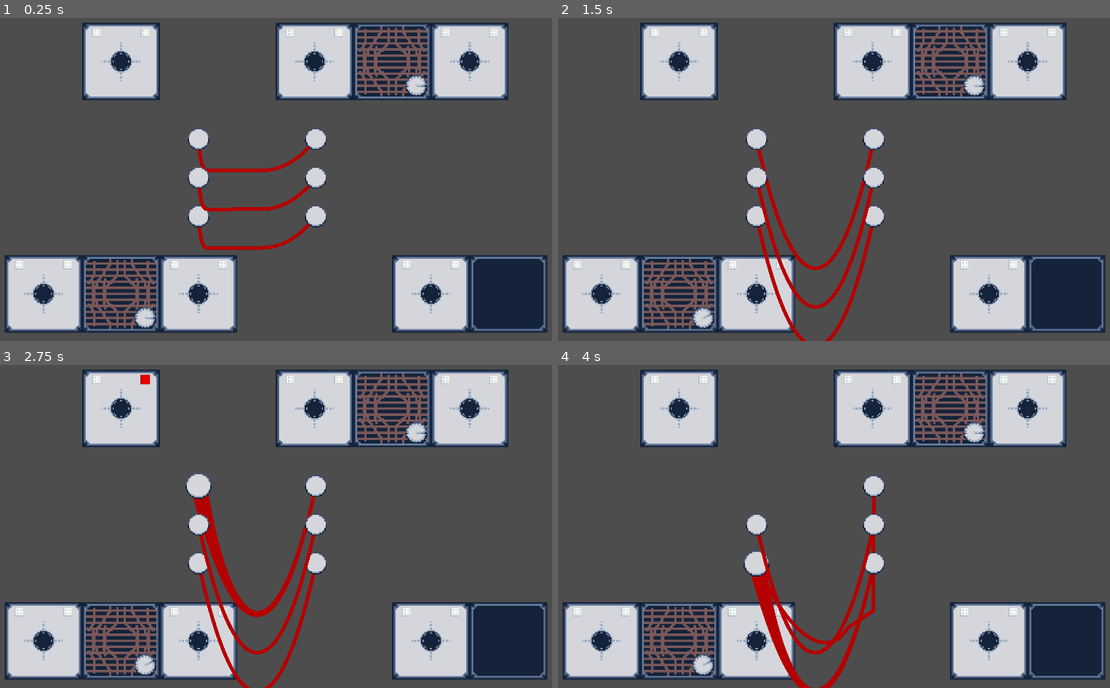
Above: before the commit, frames 1-4 (two rows, left to right).
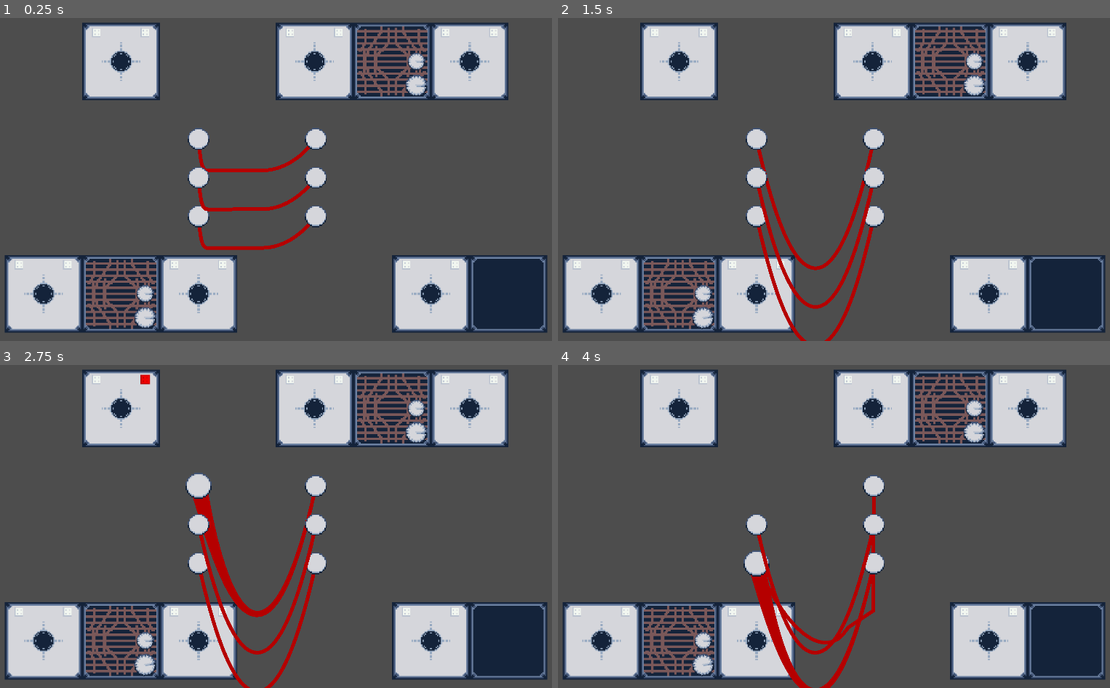
Above: after the commit, the same moments.

Repository: Smitner-Studio/operator-game
Game: Godot game, scene res://Main.tscn
Two runs of this game, one before a commit and one after it. Both use one fixed random seed, a clock stepped at 60 frames per second and the inputs below.
Inputs (mouse positions are in pixels of both pictures, inside the frame that each line leads up to):
- Up to frame 1 (0.25 s): no input
- Up to frame 2 (1.5 s): tap Enter (ui_accept) at 0.5, 0.77, 1.07 s; move the mouse to (972, 85) at 0.52 s; tap Mouse wheel down (scroll_down) at 0.6 s; click (972, 85) at 0.67 s; tap Mouse wheel up (scroll_up) at 0.8, 1.35 s; move the mouse to (701, 318) at 1.27 s; click (701, 318) at 1.42 s
- Up to frame 3 (2.75 s): tap Enter (ui_accept) at 1.52, 1.55, 1.82, 2, 2.1 s; move the mouse to (198, 484) at 2.02 s; click (198, 484) at 2.17 s; tap Mouse wheel down (scroll_down) at 2.3 s
- Up to frame 4 (4 s): tap Enter (ui_accept) at 2.75, 3.02, 3.32, 3.77, 3.8 s; move the mouse to (872, 484) at 2.77 s; tap Mouse wheel down (scroll_down) at 2.85 s; click (872, 484) at 2.92 s; tap Mouse wheel up (scroll_up) at 3.05, 3.6 s; move the mouse to (756, 562) at 3.52 s; click (756, 562) at 3.67 s

The runs differ from the first frame. In frame 1, 0.3% of the frame differs, in the area x 24-78%, y 10-89%; in frame 2, 0.3%, in the area x 24-78%, y 10-97%; in frame 3, 0.3%; in frame 4, 0.3%.

Commit message:
Add speaker effects

Diff:
--- a/Speaker.tscn
+++ b/Speaker.tscn
@@ -18,13 +18,27 @@
 [node name="BeepPlayer" type="AudioStreamPlayer" parent="."]
 script = ExtResource("3_d52x8")
 
-[node name="ScrollWheel" type="Area2D" parent="."]
+[node name="PitchScrollWheel" type="Area2D" parent="."]
 position = Vector2(40, 40)
 script = ExtResource("4_0nxuy")
+scroll_value = 100
 
-[node name="CollisionShape2D" type="CollisionShape2D" parent="ScrollWheel"]
+[node name="CollisionShape2D" type="CollisionShape2D" parent="PitchScrollWheel"]
 shape = SubResource("CircleShape2D_h8a7e")
 
-[node name="Sprite2D" type="Sprite2D" parent="ScrollWheel"]
+[node name="Sprite2D" type="Sprite2D" parent="PitchScrollWheel"]
 scale = Vector2(2, 2)
 texture = ExtResource("5_ocrgl")
+
+[node name="BufferScrollWheel" type="Area2D" parent="."]
+position = Vector2(40, 0)
+scale = Vector2(0.8, 0.8)
+script = ExtResource("4_0nxuy")
+scroll_spin_degrees = 40
+
+[node name="CollisionShape2D" type="CollisionShape2D" parent="BufferScrollWheel"]
+shape = SubResource("CircleShape2D_h8a7e")
+
+[node name="Sprite2D" type="Sprite2D" parent="BufferScrollWheel"]
+scale = Vector2(2, 2)
+texture = ExtResource("5_ocrgl")
--- a/scripts/AudioStreamPlayer2D.gd
+++ b/scripts/AudioStreamPlayer2D.gd
@@ -9,6 +9,17 @@
 # Instance of AudioStreamGeneratorPlayback
 var playback
 
+@export var current_buffer_index = 2
+var fill_buffer_methods = [
+	sine,
+	harmonics,
+	tremolo,
+	noise_burst,
+	fm_synthesis,
+	bit_crush,
+	flanger
+]
+
 func _ready():
 	# Configure the stream generator
 	var stream = AudioStreamGenerator.new()
@@ -16,8 +27,18 @@
 	stream.buffer_length = 0.2 # Set the buffer length (lower for less latency)
 	self.stream = stream	# Assign to the player
 
+func adjust_pulse_hz(hz: float):
+	pulse_hz += hz
+	print(pulse_hz)
+
+func cycle_buffer(jump: int):
+	var next = ((current_buffer_index + jump) % fill_buffer_methods.size())
+	current_buffer_index = next
+	print(fill_buffer_methods[current_buffer_index].get_method())
 
 func beep(len: float = 0.1):
+	if is_playing():
+		stop()
 	play()
 	playback = get_stream_playback()
 	await get_tree().create_timer(len).timeout
@@ -26,17 +47,131 @@
 func _process(delta):
 	# Ensure playback is valid and player is active
 	if playback and is_playing():
-		fill_buffer()
+		fill_buffer_methods[current_buffer_index].call()
 
-func fill_buffer():
+func sine():
 	var phase = 0.0
 	var increment = pulse_hz / sample_hz
 	var frames_available = playback.get_frames_available()
+	var frame_count = 0 # Keep track of the number of frames generated
+
+	# Envelope parameters
+	var attack_time = 0.01 # Time in seconds for the volume to ramp up
+	var release_time = 0.01 # Time in seconds for the volume to ramp down
 
 	for i in range(frames_available):
-		# Calculate the sine wave value
+		# Envelope calculation
+		var envelope = 1.0
+		if frame_count < sample_hz * attack_time:
+			# Attack phase
+			envelope = frame_count / (sample_hz * attack_time)
+		elif frame_count > frames_available - sample_hz * release_time:
+			# Release phase
+			envelope = (frames_available - frame_count) / (sample_hz * release_time)
+
+		var value = sin(phase * TAU) * envelope
+		playback.push_frame(Vector2(value, value))
+		phase = fmod(phase + increment, 1.0)
+		frame_count += 1
+
+
+func harmonics():
+	var phase = 0.0
+	var harmonic_phase = 0.0
+	var increment = pulse_hz / sample_hz
+	var harmonic_increment = (pulse_hz * 2) / sample_hz  # Second harmonic
+	var frames_available = playback.get_frames_available()
+
+	for i in range(frames_available):
+		var fundamental = sin(phase * TAU)  # Original tone
+		var harmonic = sin(harmonic_phase * TAU) * 0.5  # Harmonic at double frequency, lower volume
+		var value = (fundamental + harmonic) / 2  # Mix the two signals
+		playback.push_frame(Vector2(value, value))
+		phase = fmod(phase + increment, 1.0)
+		harmonic_phase = fmod(harmonic_phase + harmonic_increment, 1.0)
+
+func tremolo():
+	var phase = 0.0
+	var tremolo_phase = 0.0
+	var increment = pulse_hz / sample_hz
+	var tremolo_increment = 5.0 / sample_hz  # Tremolo speed
+	var frames_available = playback.get_frames_available()
+
+	for i in range(frames_available):
+		var tremolo = sin(tremolo_phase * TAU) * 0.5 + 0.5  # Tremolo effect oscillates between 0 and 1
+		var value = sin(phase * TAU) * tremolo  # Apply tremolo to the sine wave
+		playback.push_frame(Vector2(value, value))
+		phase = fmod(phase + increment, 1.0)
+		tremolo_phase = fmod(tremolo_phase + tremolo_increment, 1.0)
+
+func noise_burst():
+	var phase = 0.0
+	var increment = pulse_hz / sample_hz
+	var frames_available = playback.get_frames_available()
+	var noise_burst_every = int(sample_hz / 2)  # Noise burst every half second
+
+	for i in range(frames_available):
+		var value
+		if i % noise_burst_every < 100:  # Add a burst of noise for 100 frames
+			value = randf() * 2.0 - 1.0  # Random noise between -1 and 1
+		else:
+			value = sin(phase * TAU)  # Regular beep
+		playback.push_frame(Vector2(value, value))
+		phase = fmod(phase + increment, 1.0)
+
+func fm_synthesis():
+	var phase = 0.0
+	var modulator_phase = 0.0
+	var increment = pulse_hz / sample_hz
+	var modulator_increment = (pulse_hz * 2) / sample_hz  # Modulator frequency
+	var modulation_index = 3  # Modulation depth
+	var frames_available = playback.get_frames_available()
+
+	for i in range(frames_available):
+		var modulator = sin(modulator_phase * TAU) * modulation_index
+		var value = sin((phase + modulator) * TAU)
+		playback.push_frame(Vector2(value, value))
+		phase = fmod(phase + increment, 1.0)
+		modulator_phase = fmod(modulator_phase + modulator_increment, 1.0)
+
+func bit_crush():
+	var phase = 0.0
+	var increment = pulse_hz / sample_hz
+	var frames_available = playback.get_frames_available()
+	var crush_factor = 8  # Lower for more crushing
+
+	for i in range(frames_available):
 		var value = sin(phase * TAU)
-		# Push the frame to both left and right channels for stereo sound
+		# Reduce the signal's resolution by the crush factor
+		value = floor(value * crush_factor) / crush_factor
 		playback.push_frame(Vector2(value, value))
-		# Increment the phase, wrapping around at 1.0
 		phase = fmod(phase + increment, 1.0)
+
+
+func flanger():
+	var phase = 0.0
+	var flanger_phase = 0.0
+	var increment = pulse_hz / sample_hz
+	var flanger_increment = 0.25 / sample_hz  # Speed of flanger effect
+	var frames_available = playback.get_frames_available()
+	var max_delay = 500  # Max delay in frames
+
+
+	var buffer = PackedVector2Array()  # Buffer to hold delayed frames
+
+	for i in range(frames_available):
+		var flanger_delay = int(max_delay / 2 * (sin(flanger_phase * TAU) + 1))  # Calculate variable delay
+		var delayed_value = Vector2()
+		if buffer.size() > flanger_delay:
+			delayed_value = buffer[buffer.size() - flanger_delay]
+			buffer.remove_at(0)  # Remove the oldest element
+
+		var original_value = Vector2(sin(phase * TAU), sin(phase * TAU))
+		buffer.append(original_value)  # Add the new frame to the buffer
+
+		# Mix the original and delayed sounds
+		var value = (original_value + delayed_value) / 2
+		playback.push_frame(value)
+
+		phase = fmod(phase + increment, 1.0)
+		flanger_phase += flanger_increment
--- a/scripts/MorseCodeEncoder.gd
+++ b/scripts/MorseCodeEncoder.gd
@@ -24,10 +24,10 @@
 	message_buffer = []
 	for char in encoded:
 		message_buffer.append(char)
+	message_buffer.reverse()
 
 func do_next():
-	var next = message_buffer.pop_front()
-	print(next)
+	var next = message_buffer.pop_back()
 	var t = MorseCodeSystem.long_pulse_duration
 	match next:
 		MorseCodeSystem.dot:
--- a/scripts/ScrollWheel.gd
+++ b/scripts/ScrollWheel.gd
@@ -3,12 +3,13 @@
 class_name ScrollWheel
 
 
-@export var scroll_spin = 0.5
+@export var scroll_spin_degrees = 10
+@export var scroll_value = 1
 var listening = false
 
-signal scroll_up
-signal scroll_down
+signal scroll
 
+@onready var _scroll_spin_rad = deg_to_rad(scroll_spin_degrees)
 
 func _ready():
 	mouse_entered.connect(func(): listening = true)
@@ -19,8 +20,8 @@
 		return
 
 	if event.is_action_released("scroll_up"):
-		scroll_up.emit()
-		$Sprite2D.rotation -= scroll_spin
+		scroll.emit(-scroll_value)
+		$Sprite2D.rotation -= _scroll_spin_rad
 	if event.is_action_released("scroll_down"):
-		scroll_down.emit()
-		$Sprite2D.rotation += scroll_spin
+		scroll.emit(scroll_value)
+		$Sprite2D.rotation += _scroll_spin_rad
--- a/scripts/Speaker.gd
+++ b/scripts/Speaker.gd
@@ -2,14 +2,10 @@
 
 @export var socket: Socket
 @onready var beep_player: BeepPlayer = $BeepPlayer
-@onready var scroll_wheel: ScrollWheel = $ScrollWheel
+@onready var pitch_control: ScrollWheel = $PitchScrollWheel
+@onready var buffer_control: ScrollWheel = $BufferScrollWheel
 
 func _ready():
 	socket.received_pulse.connect(beep_player.beep)
-	scroll_wheel.scroll_down.connect(func(): adjust_pulse_hz(-100))
-	scroll_wheel.scroll_up.connect(func():adjust_pulse_hz(100))
-
-
-func adjust_pulse_hz(amount: float):
-	beep_player.pulse_hz += amount
-	print(beep_player.pulse_hz)
+	pitch_control.scroll.connect(beep_player.adjust_pulse_hz)
+	buffer_control.scroll.connect(beep_player.cycle_buffer)
